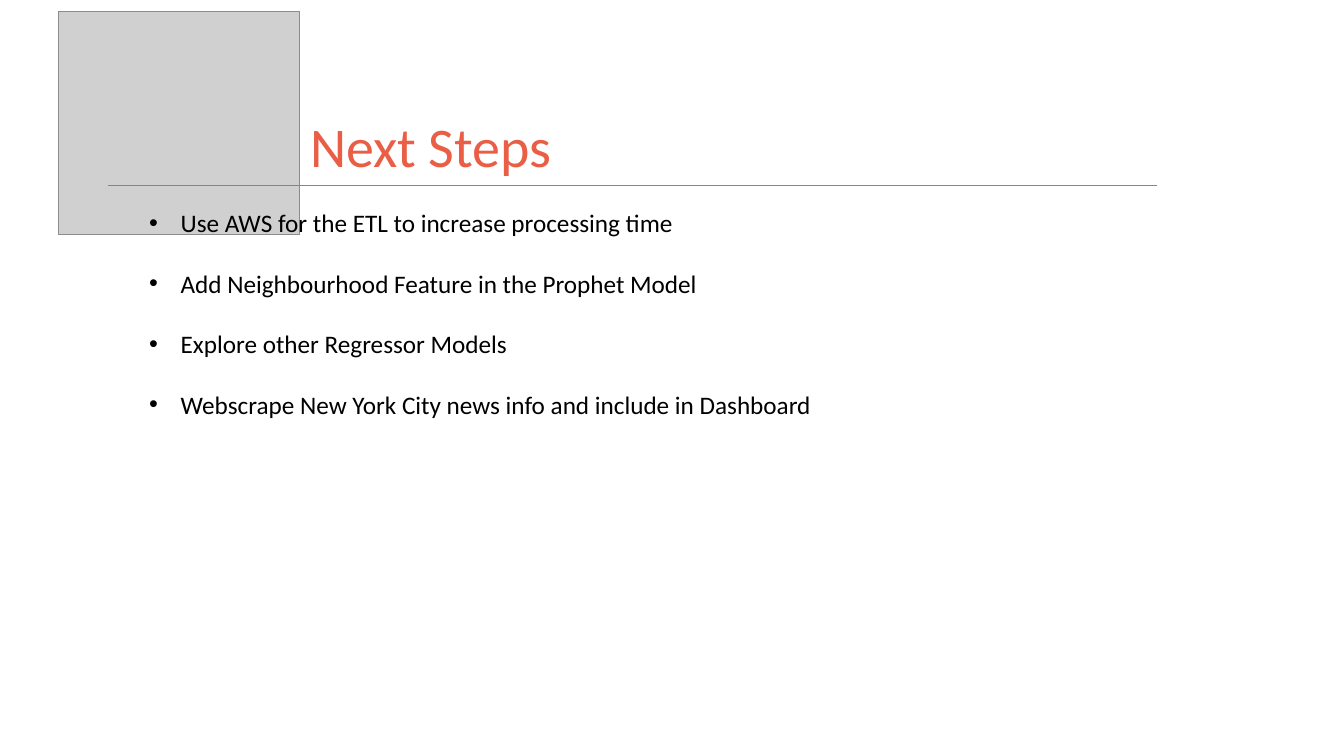
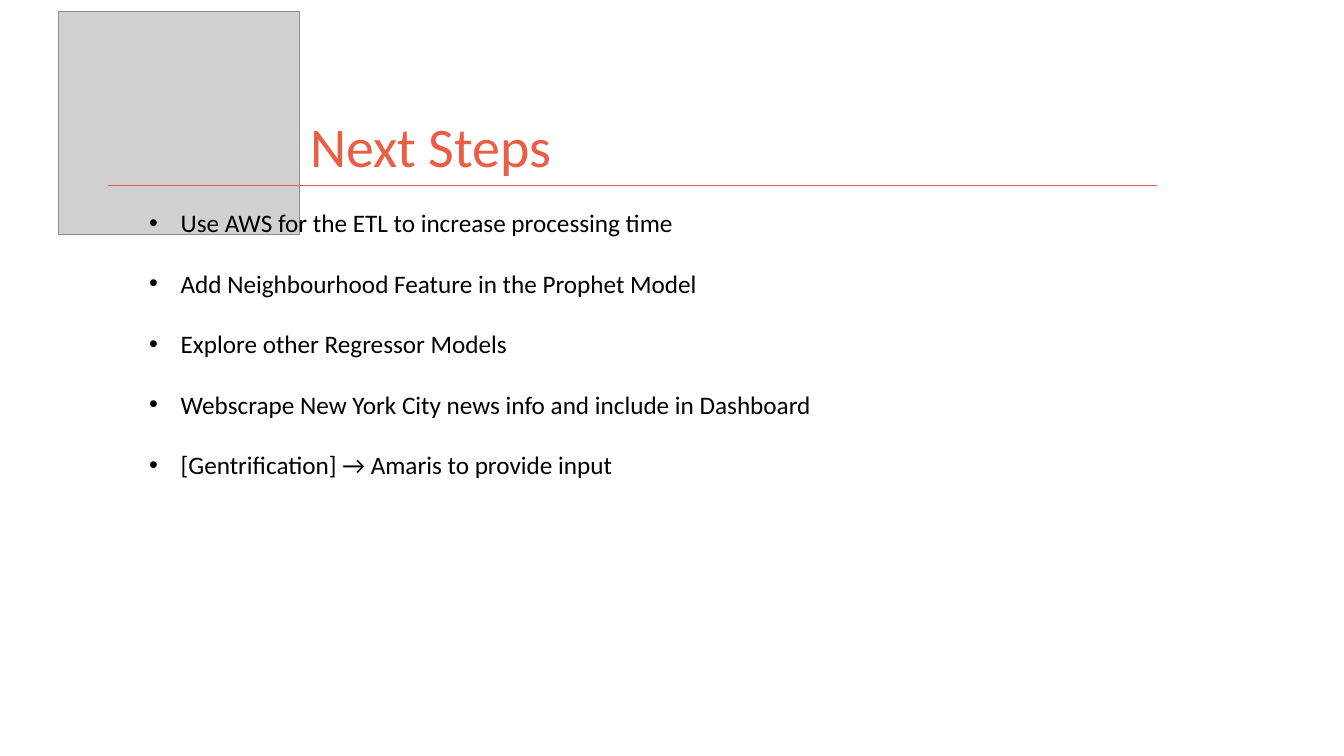
Before and after one commit to kman4/AirbnbPredictions, a slide deck: slide 24 of Airbnb Price Predictions (Model).pptx. Drawn at 1344x756 pixels with LibreOffice and Linux fonts; fonts in the diff are those of the drawing; grey boxes stand for pictures. Boxes give left, top, right and bottom in pixels: in the first picture for what was removed or moved away, otherwise in the second. Text is boxed around its words. In the diff, an @@ line names an element or a change of style, - is before the commit and + after.

```diff
--- a/Airbnb Price Predictions (Model).pptx
+++ b/Airbnb Price Predictions (Model).pptx
@@ text at (181,455,612,478): paragraph added @@
+• [Gentrification] → Amaris to provide input
```
Also in this commit, not shown: 5 other slides changed, 1 slide added, 1 slide removed.
